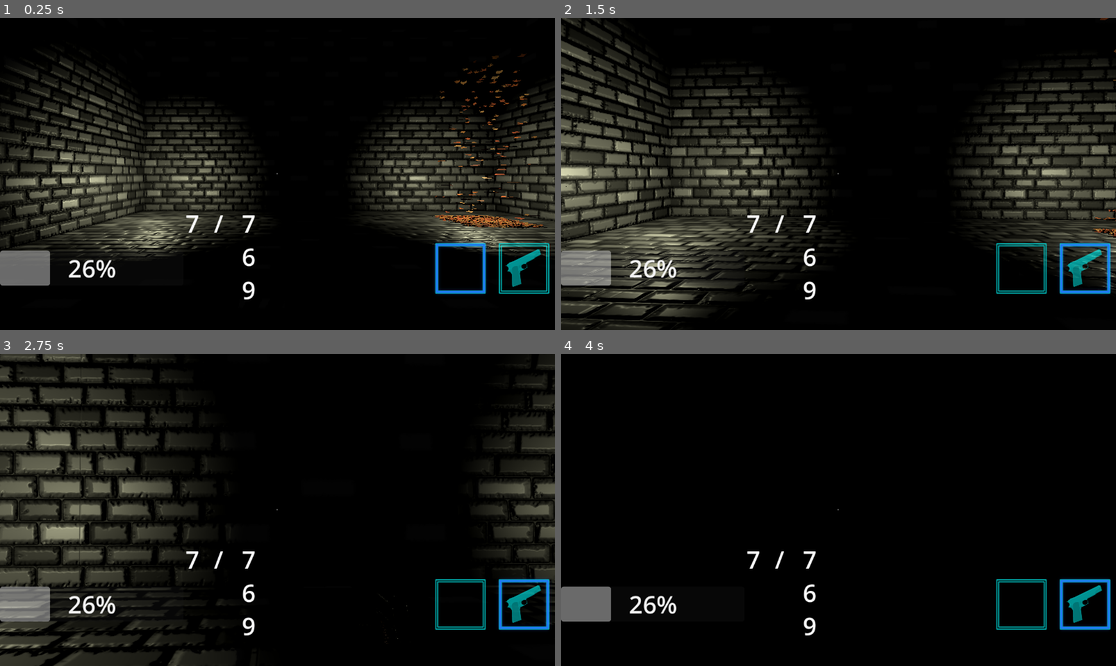
Above: before the commit, frames 1-4 (two rows, left to right).
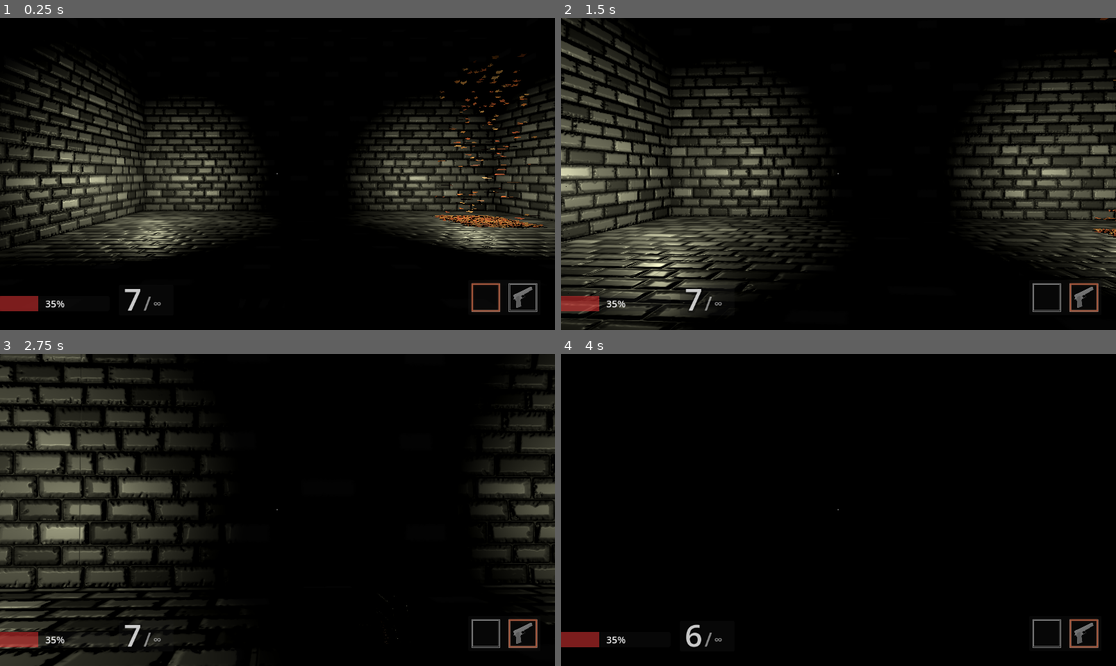
Above: after the commit, the same moments.

Repository: Norodix/SecretCaster
Game: Godot game, scene res://world.tscn
Two runs of this game, one before a commit and one after it. Both use one fixed random seed, a clock stepped at 60 frames per second and the inputs below. The engine's default icon, where the game draws it, is replaced by a stand-in: a white triangle on a blue panel in a dark square.
Inputs (mouse positions are in pixels of both pictures, inside the frame that each line leads up to):
- Up to frame 1 (0.25 s): no input
- Up to frame 2 (1.5 s): move the mouse to (866, 174) at 0.52 s; hold W (forwards) from 0.53 s (still down); right-click (866, 174) at 0.6 s; tap Space (jump) at 0.77, 0.8, 1.07, 1.35 s; move the mouse to (810, 174) at 1.27 s
- Up to frame 3 (2.75 s): keep holding W (forwards); tap Space (jump) at 1.52, 1.82, 2.3 s; right-click (249, 510) at 1.55 s; move the mouse to (288, 503) at 2.02 s; right-click (288, 503) at 2.1 s
- Up to frame 4 (4 s): keep holding W (forwards); move the mouse to (832, 516) at 2.77 s; click (832, 516) at 2.85 s; tap Space (jump) at 3.02, 3.32, 3.77, 3.8 s; right-click (832, 516) at 3.05 s; move the mouse to (877, 513) at 3.52 s; right-click (877, 513) at 3.6 s

The runs differ from the first frame. In frame 1, 3.5% of the frame differs, in the area x 0-99%, y 63-95%; in frame 2, 3.9%, in the area x 0-100%, y 63-95%; in frame 3, 3.5%; in frame 4, 3.5%.

Commit message:
HUD Update

Diff:
--- a/src/hud.gd
+++ b/src/hud.gd
@@ -5,6 +5,18 @@
 	MAGIC,
 	MAX, # must be last and unused
 }
+
+@onready var magLabel = find_child("Magazine_Label")
+@onready var slashLabel = find_child("Slash_Label")
+@onready var ammoLabel = find_child("Ammo_Label")
+@onready var hudAspect = find_child("16-9-aspect")
+
+func _physics_process(delta: float) -> void:
+	magLabel.text = str(self.get_parent().bullets)
+	ammoLabel.text = "∞"
+	magLabel.theme.default_font_size = int(hudAspect.size.y / 10.0)
+	slashLabel.theme.default_font_size = int(hudAspect.size.y / 16.2)
+	ammoLabel.theme.default_font_size = int(hudAspect.size.y / 26.0)
 
 func select(spell : Node):
 	# Select selections
@@ -25,12 +37,12 @@
 			$Control/Feedback_fade.play("Fade")
 
 func set_active_mode(mode):
-	for child in find_children("Selected_Tex"):
+	for child in find_children("*_Selected_Tex"):
 		child.visible = false
 	if mode == ATTACK_MODE.PISTOL:
-		$Control/AspectRatioContainer2/BoxContainer/Spell_Frame_R/Selected_Tex.visible = true
+		find_child("Pistol_Selected_Tex").visible = true
 	if mode == ATTACK_MODE.MAGIC:
-		$Control/AspectRatioContainer2/BoxContainer/Spell_Frame_L/Selected_Tex.visible = true
+		find_child("Spell_Selected_Tex").visible = true
 
 func damage():
 	$Control/Damage_fade.seek(0, true)
--- a/src/hud.tscn
+++ b/src/hud.tscn
@@ -16,13 +16,25 @@
 [ext_resource type="Texture2D" uid="uid://bheu11ige543" path="res://Textures/HUD/HUD_Feedback_Highjump.png" id="13_0c8d3"]
 [ext_resource type="Texture2D" uid="uid://h8thu3omf7r5" path="res://Textures/HUD/HUD_Feedback_StickyLight.png" id="14_ujx24"]
 
+[sub_resource type="StyleBoxFlat" id="StyleBoxFlat_bxw4b"]
+bg_color = Color(1, 0.206578, 0.208542, 0.470588)
+
+[sub_resource type="Theme" id="Theme_x65dp"]
+default_font_size = 65
+
+[sub_resource type="Theme" id="Theme_ewo4b"]
+default_font_size = 40
+
+[sub_resource type="Theme" id="Theme_7ccke"]
+default_font_size = 25
+
 [sub_resource type="Animation" id="Animation_rcuaw"]
 resource_name = "Fade"
 length = 0.5
 tracks/0/type = "value"
 tracks/0/imported = false
 tracks/0/enabled = true
-tracks/0/path = NodePath("AspectRatioContainer/ScreenSpace_Effects:modulate")
+tracks/0/path = NodePath("1-1-aspect/ScreenSpace_Effects:modulate")
 tracks/0/interp = 1
 tracks/0/loop_wrap = true
 tracks/0/keys = {
@@ -37,7 +49,7 @@
 tracks/0/type = "value"
 tracks/0/imported = false
 tracks/0/enabled = true
-tracks/0/path = NodePath("AspectRatioContainer/ScreenSpace_Effects:modulate")
+tracks/0/path = NodePath("1-1-aspect/ScreenSpace_Effects:modulate")
 tracks/0/interp = 1
 tracks/0/loop_wrap = true
 tracks/0/keys = {
@@ -59,7 +71,7 @@
 tracks/0/type = "value"
 tracks/0/imported = false
 tracks/0/enabled = true
-tracks/0/path = NodePath("AspectRatioContainer/ScreenSpace_Effects2:modulate")
+tracks/0/path = NodePath("1-1-aspect/ScreenSpace_Effects2:modulate")
 tracks/0/interp = 1
 tracks/0/loop_wrap = true
 tracks/0/keys = {
@@ -74,7 +86,7 @@
 tracks/0/type = "value"
 tracks/0/imported = false
 tracks/0/enabled = true
-tracks/0/path = NodePath("AspectRatioContainer/ScreenSpace_Effects2:modulate")
+tracks/0/path = NodePath("1-1-aspect/ScreenSpace_Effects2:modulate")
 tracks/0/interp = 1
 tracks/0/loop_wrap = true
 tracks/0/keys = {
@@ -103,7 +115,7 @@
 size_flags_horizontal = 3
 size_flags_vertical = 3
 
-[node name="AspectRatioContainer" type="AspectRatioContainer" parent="Control"]
+[node name="1-1-aspect" type="AspectRatioContainer" parent="Control"]
 layout_mode = 1
 anchors_preset = 15
 anchor_right = 1.0
@@ -111,65 +123,65 @@
 grow_horizontal = 2
 grow_vertical = 2
 
-[node name="ScreenSpace_Effects" type="PanelContainer" parent="Control/AspectRatioContainer"]
+[node name="ScreenSpace_Effects" type="PanelContainer" parent="Control/1-1-aspect"]
 modulate = Color(1, 1, 1, 0)
 self_modulate = Color(1, 1, 1, 0)
 layout_mode = 2
 
-[node name="Fireball_Feedback" type="TextureRect" parent="Control/AspectRatioContainer/ScreenSpace_Effects"]
+[node name="Fireball_Feedback" type="TextureRect" parent="Control/1-1-aspect/ScreenSpace_Effects"]
 visible = false
 self_modulate = Color(1, 1, 1, 0.235294)
 layout_mode = 2
 texture = ExtResource("6_866la")
 expand_mode = 4
 
-[node name="Lightning_Feedback" type="TextureRect" parent="Control/AspectRatioContainer/ScreenSpace_Effects"]
+[node name="Lightning_Feedback" type="TextureRect" parent="Control/1-1-aspect/ScreenSpace_Effects"]
 visible = false
 self_modulate = Color(1, 1, 1, 0.235294)
 layout_mode = 2
 texture = ExtResource("9_10ud5")
 expand_mode = 4
 
-[node name="Wind_Feedback" type="TextureRect" parent="Control/AspectRatioContainer/ScreenSpace_Effects"]
+[node name="Wind_Feedback" type="TextureRect" parent="Control/1-1-aspect/ScreenSpace_Effects"]
 visible = false
 self_modulate = Color(1, 1, 1, 0.235294)
 layout_mode = 2
 texture = ExtResource("8_npk1c")
 expand_mode = 4
 
-[node name="Highjump_Feedback" type="TextureRect" parent="Control/AspectRatioContainer/ScreenSpace_Effects"]
+[node name="Highjump_Feedback" type="TextureRect" parent="Control/1-1-aspect/ScreenSpace_Effects"]
 visible = false
 self_modulate = Color(1, 1, 1, 0.235294)
 layout_mode = 2
 texture = ExtResource("13_0c8d3")
 expand_mode = 4
 
-[node name="StickyLight_Feedback" type="TextureRect" parent="Control/AspectRatioContainer/ScreenSpace_Effects"]
+[node name="StickyLight_Feedback" type="TextureRect" parent="Control/1-1-aspect/ScreenSpace_Effects"]
 visible = false
 self_modulate = Color(1, 1, 1, 0.235294)
 layout_mode = 2
 texture = ExtResource("14_ujx24")
 expand_mode = 4
 
-[node name="ScreenSpace_Effects2" type="PanelContainer" parent="Control/AspectRatioContainer"]
+[node name="ScreenSpace_Effects2" type="PanelContainer" parent="Control/1-1-aspect"]
 modulate = Color(1, 1, 1, 0)
 self_modulate = Color(1, 1, 1, 0)
 layout_mode = 2
 
-[node name="Damage_Feedback" type="TextureRect" parent="Control/AspectRatioContainer/ScreenSpace_Effects2"]
+[node name="Damage_Feedback" type="TextureRect" parent="Control/1-1-aspect/ScreenSpace_Effects2"]
 visible = false
 layout_mode = 2
 texture = ExtResource("5_yt1fo")
 expand_mode = 4
 
-[node name="ColorRect" type="ColorRect" parent="Control/AspectRatioContainer"]
+[node name="ColorRect" type="ColorRect" parent="Control/1-1-aspect"]
 custom_minimum_size = Vector2(3, 3)
 layout_mode = 2
 size_flags_horizontal = 4
 size_flags_vertical = 4
 color = Color(1, 1, 1, 0.313726)
 
-[node name="AspectRatioContainer2" type="AspectRatioContainer" parent="Control"]
+[node name="16-9-aspect" type="AspectRatioContainer" parent="Control"]
 layout_mode = 1
 anchors_preset = 15
 anchor_right = 1.0
@@ -178,132 +190,196 @@
 grow_vertical = 2
 ratio = 1.7778
 
-[node name="BoxContainer" type="BoxContainer" parent="Control/AspectRatioContainer2"]
-custom_minimum_size = Vector2(300, 256)
-layout_mode = 2
-size_flags_vertical = 8
-alignment = 2
-
-[node name="ProgressBar" type="ProgressBar" parent="Control/AspectRatioContainer2/BoxContainer"]
+[node name="VBoxContainer" type="VBoxContainer" parent="Control/16-9-aspect"]
+layout_mode = 2
+
+[node name="PanelContainer" type="PanelContainer" parent="Control/16-9-aspect/VBoxContainer"]
+self_modulate = Color(1, 1, 1, 0)
+layout_mode = 2
+size_flags_vertical = 3
+size_flags_stretch_ratio = 5.0
+
+[node name="HBoxContainer" type="HBoxContainer" parent="Control/16-9-aspect/VBoxContainer"]
+layout_mode = 2
+size_flags_vertical = 3
+
+[node name="PanelContainer" type="PanelContainer" parent="Control/16-9-aspect/VBoxContainer/HBoxContainer"]
+self_modulate = Color(1, 1, 1, 0)
+layout_mode = 2
+size_flags_horizontal = 3
+
+[node name="Healthbar" type="ProgressBar" parent="Control/16-9-aspect/VBoxContainer/HBoxContainer/PanelContainer"]
 layout_mode = 2
 size_flags_horizontal = 3
 size_flags_vertical = 4
 size_flags_stretch_ratio = 7.0
-theme_override_font_sizes/font_size = 50
-value = 26.51
-
-[node name="Magazine" type="RichTextLabel" parent="Control/AspectRatioContainer2/BoxContainer"]
-layout_mode = 2
-size_flags_horizontal = 3
-theme_override_font_sizes/normal_font_size = 50
+theme_override_font_sizes/font_size = 20
+theme_override_styles/fill = SubResource("StyleBoxFlat_bxw4b")
+value = 35.0
+
+[node name="PanelContainer2" type="PanelContainer" parent="Control/16-9-aspect/VBoxContainer/HBoxContainer"]
+self_modulate = Color(1, 1, 1, 0)
+layout_mode = 2
+size_flags_horizontal = 3
+
+[node name="MarginContainer" type="MarginContainer" parent="Control/16-9-aspect/VBoxContainer/HBoxContainer/PanelContainer2"]
+layout_mode = 2
+theme_override_constants/margin_left = 15
+theme_override_constants/margin_top = 15
+theme_override_constants/margin_right = 100
+theme_override_constants/margin_bottom = 29
+
+[node name="PanelContainer" type="PanelContainer" parent="Control/16-9-aspect/VBoxContainer/HBoxContainer/PanelContainer2/MarginContainer"]
+self_modulate = Color(1, 1, 1, 0.490196)
+layout_mode = 2
+
+[node name="HBoxContainer" type="HBoxContainer" parent="Control/16-9-aspect/VBoxContainer/HBoxContainer/PanelContainer2"]
+layout_mode = 2
+
+[node name="Magazine_Label" type="Label" parent="Control/16-9-aspect/VBoxContainer/HBoxContainer/PanelContainer2/HBoxContainer"]
+layout_mode = 2
+size_flags_horizontal = 3
+size_flags_vertical = 1
+size_flags_stretch_ratio = 4.0
+theme = SubResource("Theme_x65dp")
+theme_override_colors/font_color = Color(1, 1, 1, 0.784314)
+theme_override_colors/font_shadow_color = Color(0, 0, 0, 0.27451)
+theme_override_constants/shadow_outline_size = 15
 text = "7"
-
-[node name="Slash" type="RichTextLabel" parent="Control/AspectRatioContainer2/BoxContainer"]
-layout_mode = 2
-size_flags_horizontal = 3
-theme_override_font_sizes/normal_font_size = 50
+horizontal_alignment = 2
+
+[node name="Slash_Label" type="Label" parent="Control/16-9-aspect/VBoxContainer/HBoxContainer/PanelContainer2/HBoxContainer"]
+layout_mode = 2
+size_flags_horizontal = 3
+size_flags_vertical = 1
+theme = SubResource("Theme_ewo4b")
+theme_override_colors/font_color = Color(1, 1, 1, 0.509804)
+theme_override_colors/font_shadow_color = Color(0, 0, 0, 0.27451)
 text = "/"
-
-[node name="Ammo" type="RichTextLabel" parent="Control/AspectRatioContainer2/BoxContainer"]
-layout_mode = 2
-size_flags_horizontal = 3
-theme_override_font_sizes/normal_font_size = 50
-text = "769"
-
-[node name="PanelContainer" type="PanelContainer" parent="Control/AspectRatioContainer2/BoxContainer"]
-self_modulate = Color(1, 1, 1, 0)
-layout_mode = 2
-size_flags_horizontal = 3
-size_flags_stretch_ratio = 6.0
-
-[node name="Spell_Frame_L" type="PanelContainer" parent="Control/AspectRatioContainer2/BoxContainer"]
-self_modulate = Color(1, 1, 1, 0)
-custom_minimum_size = Vector2(128, 128)
-layout_mode = 2
-size_flags_horizontal = 10
-size_flags_vertical = 4
-
-[node name="Frame_Tex" type="TextureRect" parent="Control/AspectRatioContainer2/BoxContainer/Spell_Frame_L"]
-self_modulate = Color(0, 1, 1, 0.627451)
+horizontal_alignment = 1
+vertical_alignment = 1
+
+[node name="Ammo_Label" type="Label" parent="Control/16-9-aspect/VBoxContainer/HBoxContainer/PanelContainer2/HBoxContainer"]
+layout_mode = 2
+size_flags_horizontal = 3
+size_flags_vertical = 1
+size_flags_stretch_ratio = 9.0
+theme = SubResource("Theme_7ccke")
+theme_override_colors/font_color = Color(1, 1, 1, 0.509804)
+theme_override_colors/font_shadow_color = Color(0, 0, 0, 0.27451)
+text = "∞"
+vertical_alignment = 1
+
+[node name="PanelContainer3" type="PanelContainer" parent="Control/16-9-aspect/VBoxContainer/HBoxContainer"]
+self_modulate = Color(1, 1, 1, 0)
+layout_mode = 2
+size_flags_horizontal = 3
+size_flags_stretch_ratio = 2.0
+
+[node name="PanelContainer4" type="PanelContainer" parent="Control/16-9-aspect/VBoxContainer/HBoxContainer"]
+self_modulate = Color(1, 1, 1, 0)
+layout_mode = 2
+size_flags_horizontal = 3
+
+[node name="MarginContainer" type="MarginContainer" parent="Control/16-9-aspect/VBoxContainer/HBoxContainer/PanelContainer4"]
+layout_mode = 2
+theme_override_constants/margin_left = 48
+theme_override_constants/margin_top = 5
+theme_override_constants/margin_right = 30
+theme_override_constants/margin_bottom = 30
+
+[node name="PanelContainer" type="PanelContainer" parent="Control/16-9-aspect/VBoxContainer/HBoxContainer/PanelContainer4/MarginContainer"]
+self_modulate = Color(1, 1, 1, 0.490196)
+layout_mode = 2
+
+[node name="HBoxContainer" type="HBoxContainer" parent="Control/16-9-aspect/VBoxContainer/HBoxContainer/PanelContainer4/MarginContainer"]
+layout_mode = 2
+alignment = 1
+
+[node name="Spell_Frame_L" type="PanelContainer" parent="Control/16-9-aspect/VBoxContainer/HBoxContainer/PanelContainer4/MarginContainer/HBoxContainer"]
+self_modulate = Color(1, 1, 1, 0)
+layout_mode = 2
+size_flags_horizontal = 3
+
+[node name="Frame_Tex" type="TextureRect" parent="Control/16-9-aspect/VBoxContainer/HBoxContainer/PanelContainer4/MarginContainer/HBoxContainer/Spell_Frame_L"]
+self_modulate = Color(1, 1, 1, 0.470588)
 layout_mode = 2
 texture = ExtResource("1_tkq8k")
-expand_mode = 4
-stretch_mode = 4
-
-[node name="Frame_Fireball_Tex" type="TextureRect" parent="Control/AspectRatioContainer2/BoxContainer/Spell_Frame_L"]
-visible = false
-self_modulate = Color(0, 1, 1, 0.627451)
+expand_mode = 1
+stretch_mode = 4
+
+[node name="Frame_Fireball_Tex" type="TextureRect" parent="Control/16-9-aspect/VBoxContainer/HBoxContainer/PanelContainer4/MarginContainer/HBoxContainer/Spell_Frame_L"]
+visible = false
+self_modulate = Color(1, 1, 1, 0.470588)
 layout_mode = 2
 texture = ExtResource("4_sdbw8")
-expand_mode = 4
-stretch_mode = 4
-
-[node name="Frame_Lightning_Tex" type="TextureRect" parent="Control/AspectRatioContainer2/BoxContainer/Spell_Frame_L"]
-visible = false
-self_modulate = Color(0, 1, 1, 0.627451)
+expand_mode = 1
+stretch_mode = 4
+
+[node name="Frame_Lightning_Tex" type="TextureRect" parent="Control/16-9-aspect/VBoxContainer/HBoxContainer/PanelContainer4/MarginContainer/HBoxContainer/Spell_Frame_L"]
+visible = false
+self_modulate = Color(1, 1, 1, 0.470588)
 layout_mode = 2
 texture = ExtResource("5_sy32u")
-expand_mode = 4
-stretch_mode = 4
-
-[node name="Frame_Wind_Tex" type="TextureRect" parent="Control/AspectRatioContainer2/BoxContainer/Spell_Frame_L"]
-visible = false
-self_modulate = Color(0, 1, 1, 0.627451)
+expand_mode = 1
+stretch_mode = 4
+
+[node name="Frame_Wind_Tex" type="TextureRect" parent="Control/16-9-aspect/VBoxContainer/HBoxContainer/PanelContainer4/MarginContainer/HBoxContainer/Spell_Frame_L"]
+visible = false
+self_modulate = Color(1, 1, 1, 0.470588)
 layout_mode = 2
 texture = ExtResource("5_2em1o")
-expand_mode = 4
-stretch_mode = 4
-
-[node name="Frame_Highjump_Tex" type="TextureRect" parent="Control/AspectRatioContainer2/BoxContainer/Spell_Frame_L"]
-visible = false
-self_modulate = Color(0, 1, 1, 0.627451)
+expand_mode = 1
+stretch_mode = 4
+
+[node name="Frame_Highjump_Tex" type="TextureRect" parent="Control/16-9-aspect/VBoxContainer/HBoxContainer/PanelContainer4/MarginContainer/HBoxContainer/Spell_Frame_L"]
+visible = false
+self_modulate = Color(1, 1, 1, 0.470588)
 layout_mode = 2
 texture = ExtResource("8_rosmi")
-expand_mode = 4
-stretch_mode = 4
-
-[node name="Frame_StickyLight_Tex" type="TextureRect" parent="Control/AspectRatioContainer2/BoxContainer/Spell_Frame_L"]
-visible = false
-self_modulate = Color(0, 1, 1, 0.627451)
+expand_mode = 1
+stretch_mode = 4
+
+[node name="Frame_StickyLight_Tex" type="TextureRect" parent="Control/16-9-aspect/VBoxContainer/HBoxContainer/PanelContainer4/MarginContainer/HBoxContainer/Spell_Frame_L"]
+visible = false
+self_modulate = Color(1, 1, 1, 0.470588)
 layout_mode = 2
 texture = ExtResource("9_xigtq")
-expand_mode = 4
-stretch_mode = 4
-
-[node name="Selected_Tex" type="TextureRect" parent="Control/AspectRatioContainer2/BoxContainer/Spell_Frame_L"]
-self_modulate = Color(0.141199, 0.456723, 1, 1)
+expand_mode = 1
+stretch_mode = 4
+
+[node name="Spell_Selected_Tex" type="TextureRect" parent="Control/16-9-aspect/VBoxContainer/HBoxContainer/PanelContainer4/MarginContainer/HBoxContainer/Spell_Frame_L"]
+self_modulate = Color(0.666667, 0.290196, 0.156863, 1)
 layout_mode = 2
 texture = ExtResource("1_e7vvy")
-expand_mode = 4
-stretch_mode = 4
-
-[node name="Spell_Frame_R" type="PanelContainer" parent="Control/AspectRatioContainer2/BoxContainer"]
-self_modulate = Color(1, 1, 1, 0)
-custom_minimum_size = Vector2(128, 128)
-layout_mode = 2
-size_flags_horizontal = 10
-size_flags_vertical = 4
-
-[node name="Frame_Tex" type="TextureRect" parent="Control/AspectRatioContainer2/BoxContainer/Spell_Frame_R"]
-self_modulate = Color(0, 1, 1, 0.627451)
+expand_mode = 1
+stretch_mode = 4
+
+[node name="Spell_Frame_R" type="PanelContainer" parent="Control/16-9-aspect/VBoxContainer/HBoxContainer/PanelContainer4/MarginContainer/HBoxContainer"]
+self_modulate = Color(1, 1, 1, 0)
+layout_mode = 2
+size_flags_horizontal = 3
+
+[node name="Frame_Tex" type="TextureRect" parent="Control/16-9-aspect/VBoxContainer/HBoxContainer/PanelContainer4/MarginContainer/HBoxContainer/Spell_Frame_R"]
+self_modulate = Color(1, 1, 1, 0.470588)
 layout_mode = 2
 texture = ExtResource("1_tkq8k")
-expand_mode = 4
-stretch_mode = 4
-
-[node name="Pistol_Tex" type="TextureRect" parent="Control/AspectRatioContainer2/BoxContainer/Spell_Frame_R"]
-self_modulate = Color(0, 1, 1, 0.627451)
+expand_mode = 1
+stretch_mode = 4
+
+[node name="Pistol_Tex" type="TextureRect" parent="Control/16-9-aspect/VBoxContainer/HBoxContainer/PanelContainer4/MarginContainer/HBoxContainer/Spell_Frame_R"]
+self_modulate = Color(1, 1, 1, 0.470588)
 layout_mode = 2
 texture = ExtResource("3_d7hq6")
-expand_mode = 4
-stretch_mode = 4
-
-[node name="Selected_Tex" type="TextureRect" parent="Control/AspectRatioContainer2/BoxContainer/Spell_Frame_R"]
-visible = false
-self_modulate = Color(0.141199, 0.456723, 1, 1)
+expand_mode = 1
+stretch_mode = 4
+
+[node name="Pistol_Selected_Tex" type="TextureRect" parent="Control/16-9-aspect/VBoxContainer/HBoxContainer/PanelContainer4/MarginContainer/HBoxContainer/Spell_Frame_R"]
+visible = false
+self_modulate = Color(0.666667, 0.290196, 0.156863, 1)
 layout_mode = 2
 texture = ExtResource("1_e7vvy")
-expand_mode = 4
+expand_mode = 1
 stretch_mode = 4
 
 [node name="Feedback_fade" type="AnimationPlayer" parent="Control"]
Not shown: 1 places in src/hud.tscn that only renumber resources
